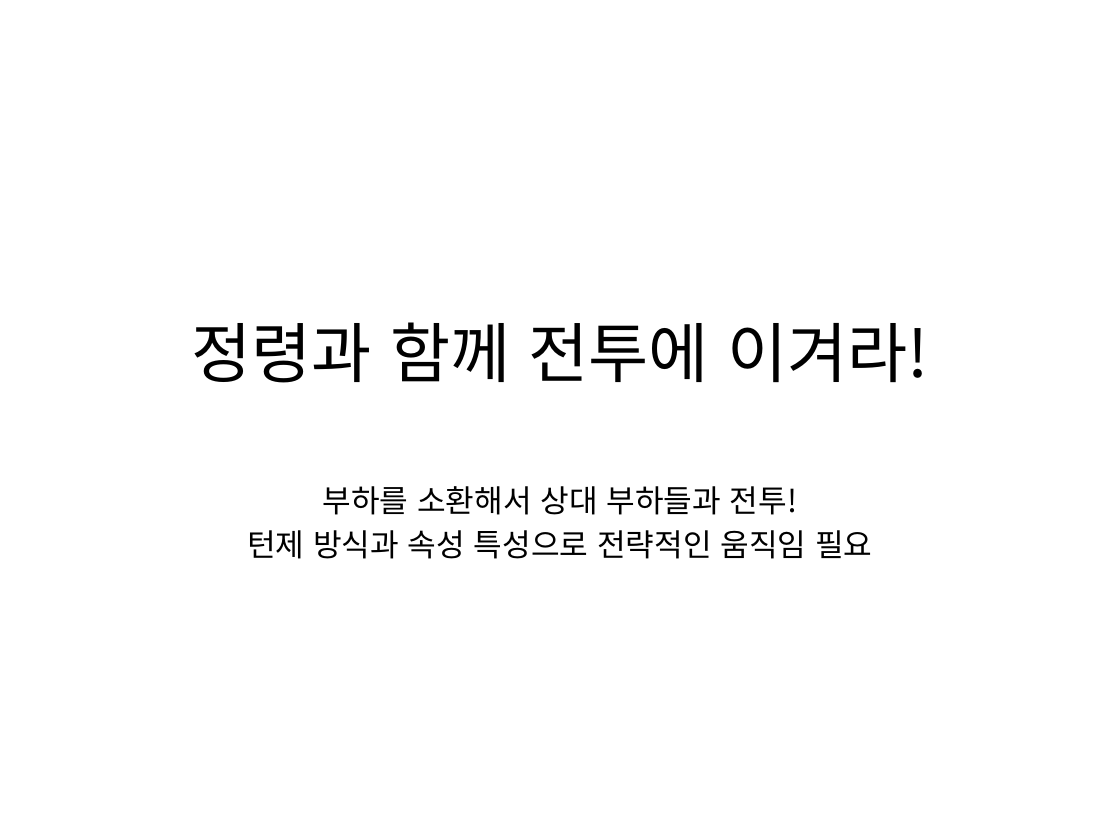
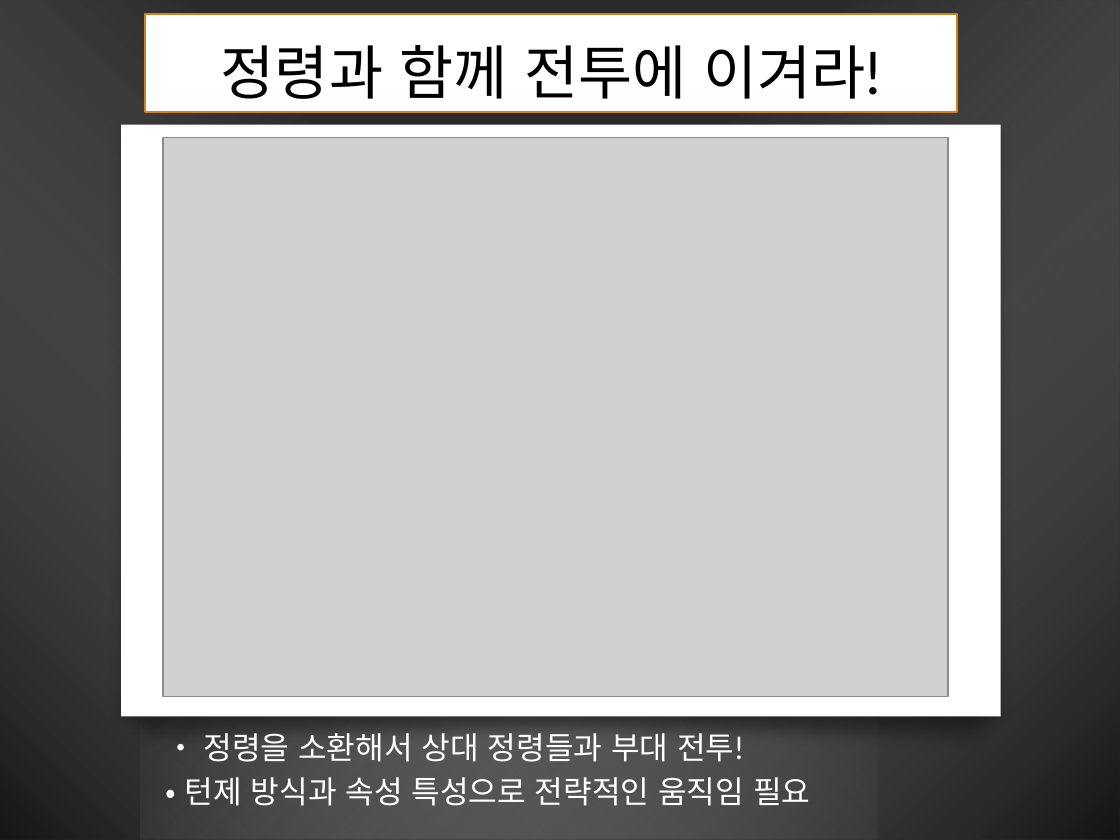
Before and after one commit to BigDataIsVeryImportantInAI/MyRoom, a slide deck: slide 2 of 1차 발표.pptx (slide 1 before the commit). Drawn at 1120x840 pixels with LibreOffice and Linux fonts; fonts in the diff are those of the drawing; grey boxes stand for pictures; background and template pictures are left out; a plain dark background stands for a picture behind light text. Boxes give left, top, right and bottom in pixels: in the first picture for what was removed or moved away, otherwise in the second. Text is boxed around its words. In the diff, an @@ line names an element or a change of style, - is before the commit and + after.

```diff
--- a/1차 발표.pptx
+++ b/1차 발표.pptx
@@ background #FFFFFF to picture (left out) @@
@@ rectangle added at (x1=0, y1=0, x2=877, y2=840), fill gradient #010101 to #FEFEFE @@
@@ rectangle added at (x1=140, y1=0, x2=1120, y2=840), fill gradient #010101 to #FEFEFE @@
@@ title "정령과 함께 전투에 이겨라!" resized from (x1=191, y1=322, x2=928, y2=383) to (x1=146, y1=15, x2=956, y2=112) @@
@@ title "정령과 함께 전투에 이겨라!" at (x1=146, y1=15, x2=956, y2=112): size 42 to 37.8 pt, font Noto Sans CJK KR to Lato; vertical alignment middle to bottom; fill none to #FFFFFF; outline none to #D38318 1.25 pt @@
@@ rectangle added at (x1=121, y1=124, x2=1000, y2=716), fill #FFFFFF @@
@@ picture added at (x1=164, y1=138, x2=949, y2=697) @@
@@ freeform shape added at (x1=110, y1=688, x2=1014, y2=754), fill gradient #010101 @@
@@ subtitle at (x1=185, y1=733, x2=810, y2=806): text changed; font Noto Sans CJK KR to Lato; text colour #000000 to #FFFFFF @@
-부하를 소환해서 상대 부하들과 전투!
-턴제 방식과 속성 특성으로 전략적인 움직임 필요
+• 정령을 소환해서 상대 정령들과 부대 전투!
+• 턴제 방식과 속성 특성으로 전략적인 움직임 필요
```
Also in this commit, not shown: 4 other slides changed, 4 slides added, 1 slide removed.
